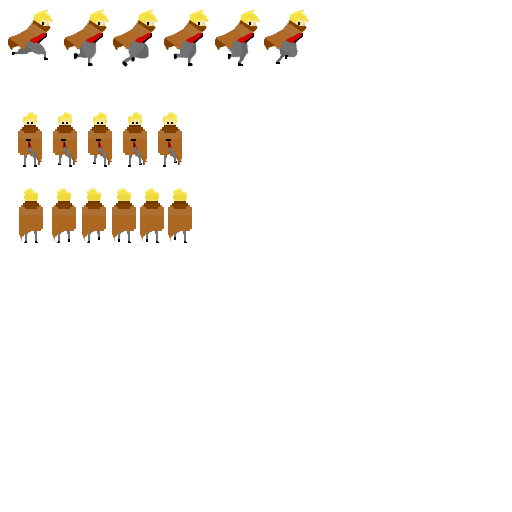
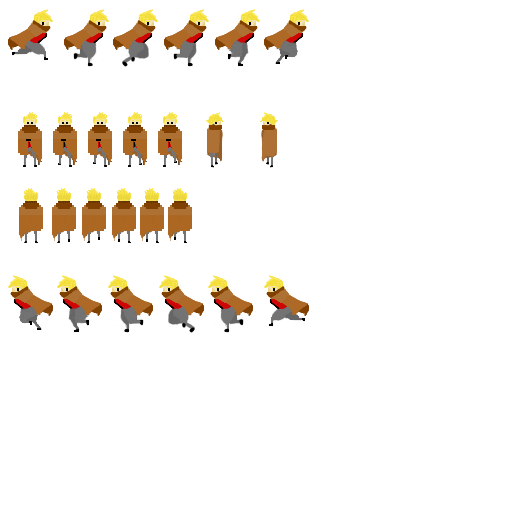
Layers edited between the first and the second 512x512 image:
added layer "Layer 6 copy" above "Layer 17" over [8, 275, 309, 333]
added layer "Layer 19" above "Layer 18" over [215, 112, 278, 168]
added layer "Layer 18" above "Layer 5" over [206, 112, 224, 168]
